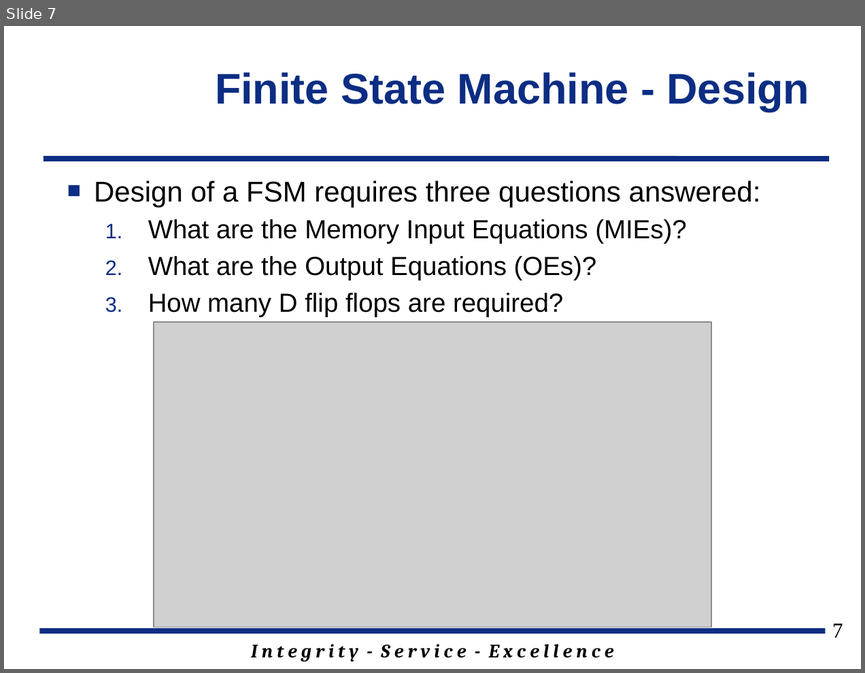
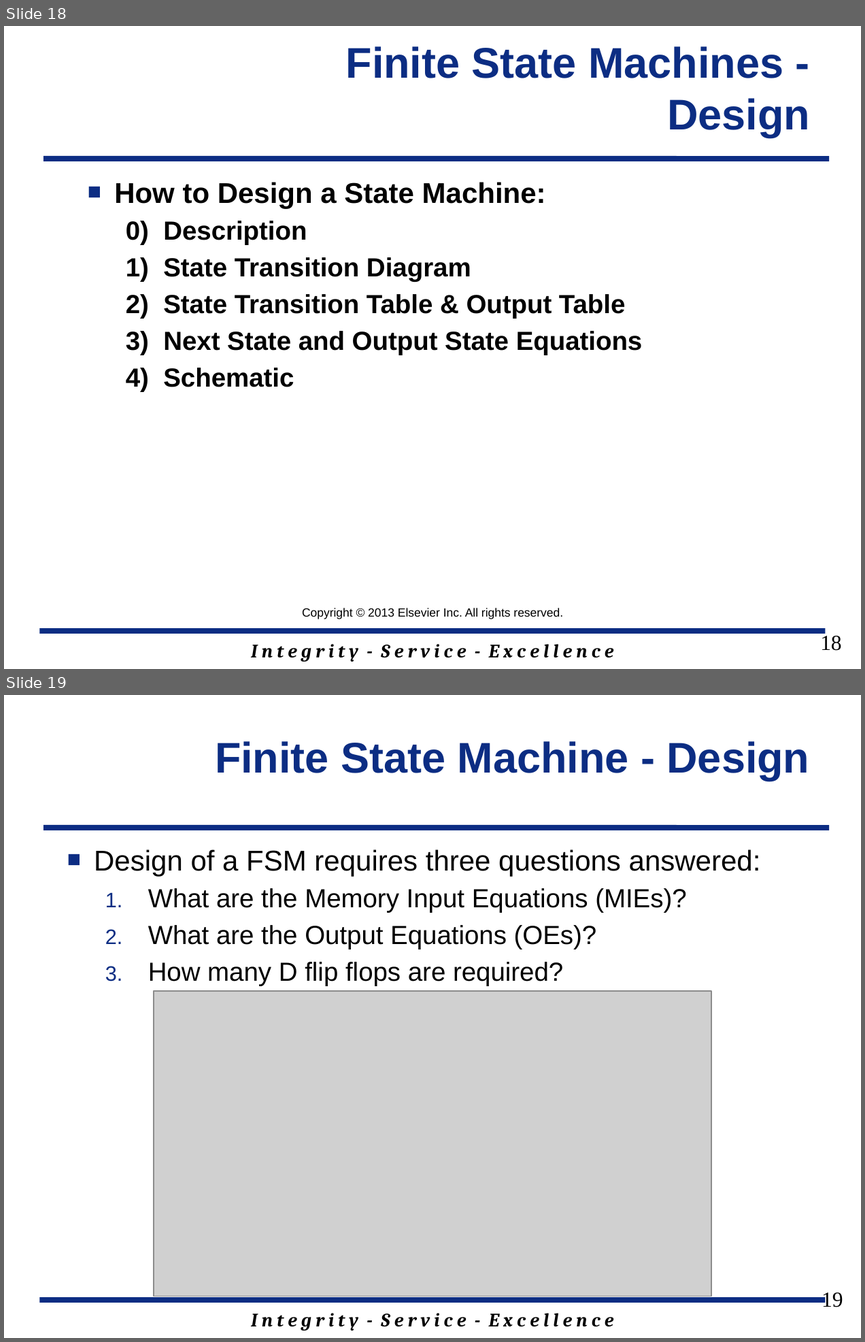
Before and after one commit to jfalkinburg/ECE383_web, a slide deck: lecture/slides/ECE_383_Lec9.pptx. Shown one above the other, each under a label of ours: slide 7 before the commit, slides 18 and 19 after it. The pictures are 865x673 and 865x1342 pixels, drawn with LibreOffice and Linux fonts; fonts in the diff are those of the drawing; grey boxes stand for pictures; background and template pictures are left out. Boxes give left, top, right and bottom in pixels: in the first picture for what was removed or moved away, otherwise in the second. Text is boxed around its words. In the diff, an @@ line names an element or a change of style, - is before the commit and + after.

```diff
--- a/lecture/slides/ECE_383_Lec9.pptx
+++ b/lecture/slides/ECE_383_Lec9.pptx
@@ slide 18 added at (x1=4, y1=26, x2=861, y2=669), background #FFFFFF; not listed: 3 template elements that a slide beside it also shows @@
@@ title added at (x1=346, y1=46, x2=810, y2=137), 36 pt, text #0C2D83, bold @@
+Finite State Machines - Design
@@ text added at (x1=114, y1=182, x2=643, y2=391), 22 pt, text #000000, bold @@
+■ How to Design a State Machine:
+  0) Description
+  1) State Transition Diagram
+  2) State Transition Table & Output Table
+  3) Next State and Output State Equations
+  4) Schematic
@@ text added at (x1=302, y1=607, x2=563, y2=619), 10 pt, text #000000 @@
+Copyright © 2013 Elsevier Inc. All rights reserved.
@@ page number added at (x1=820, y1=633, x2=841, y2=650), 18 pt, text #000000 @@
+18
@@ what was slide 7 is now slide 19 @@
@@ page number at (x1=821, y1=1292, x2=842, y2=1307): text changed @@
-7
+19
```
Also in this commit, not shown: 1 slide changed, 13 other slides added, 2 slides removed, 2 other files.
